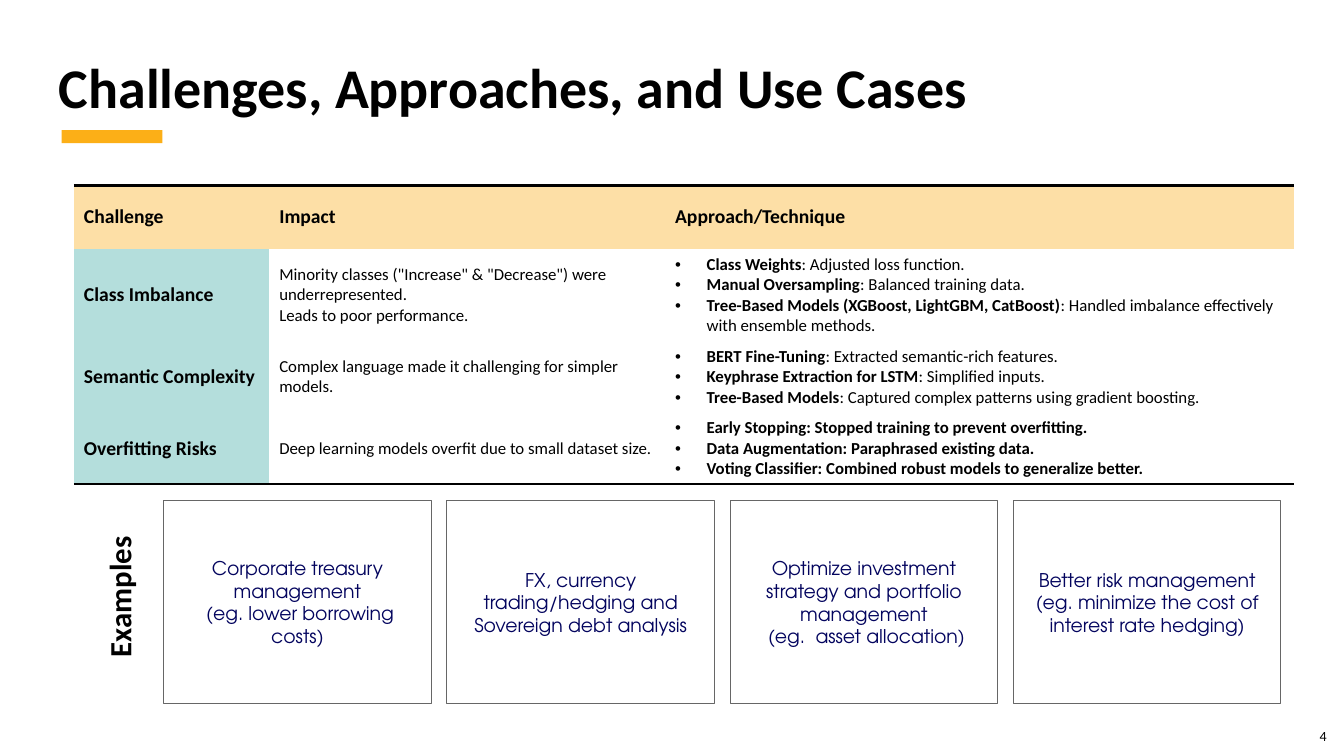
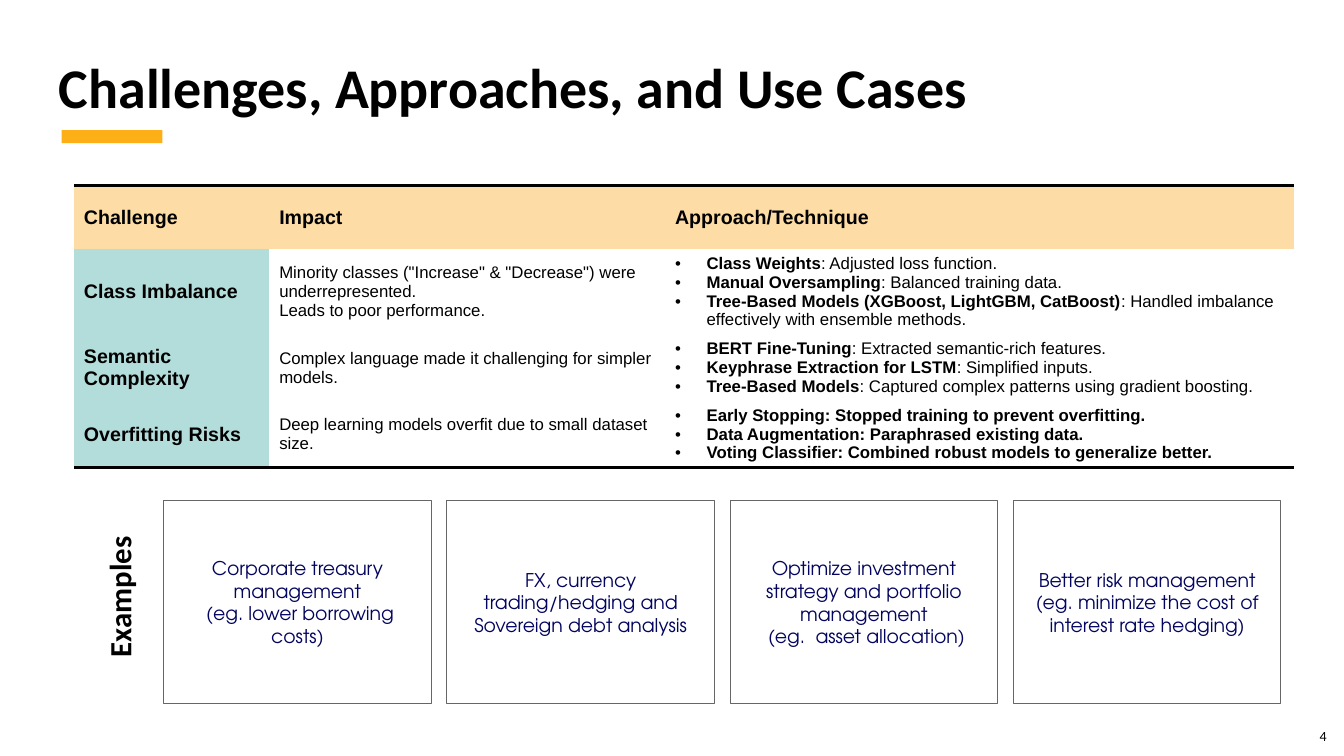
Before and after one commit to kubernetes-world/3666-ANLP-Predicting-ECB-Monetary-Policy, a slide deck: slide 4 of 3666 ANLP - Predicting ECB Monetary Policy.Final Project.pptx. Drawn at 1344x756 pixels with LibreOffice and Linux fonts; fonts in the diff are those of the drawing; background and template pictures are left out. Boxes give left, top, right and bottom in pixels: in the first picture for what was removed or moved away, otherwise in the second. Text is boxed around its words. In the diff, an @@ line names an element or a change of style, - is before the commit and + after.

```diff
--- a/3666 ANLP - Predicting ECB Monetary Policy.Final Project.pptx
+++ b/3666 ANLP - Predicting ECB Monetary Policy.Final Project.pptx
@@ table at [74, 186, 1295, 516] @@
@@ fill #FDDFA6 to #FDDDA5 in row 1 @@
@@ fill #B4DEDC to #B3DDDB in 3 cells @@
@@ font Calibri to Arial @@
```
Also in this commit, not shown: 14 other slides changed.
